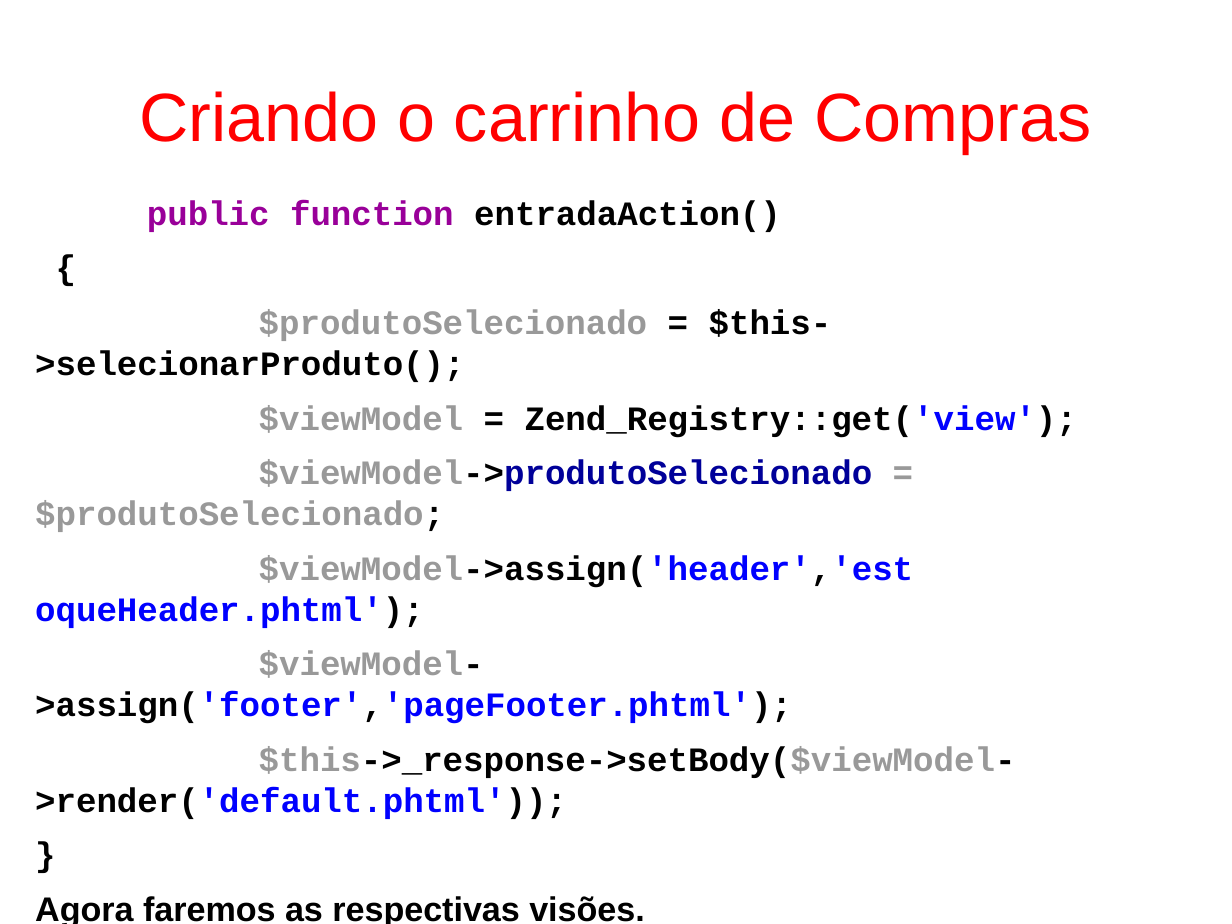
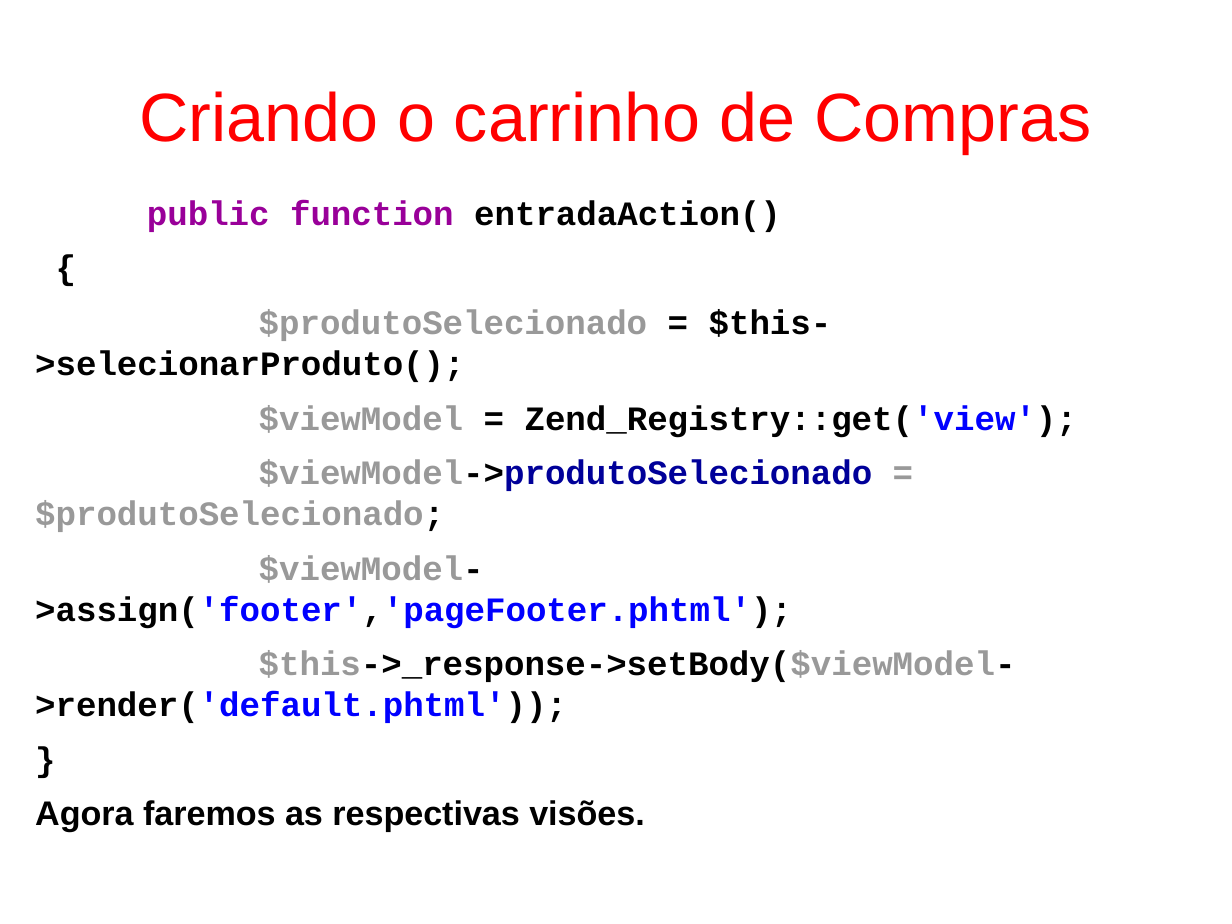
Before and after one commit to fgsl/lojasacme, a slide deck: slide 151 of docs/tutorial.odp. Drawn at 1232x924 pixels with LibreOffice and Linux fonts; fonts in the diff are those of the drawing. Boxes give left, top, right and bottom in pixels: in the first picture for what was removed or moved away, otherwise in the second. Text is boxed around its words. In the diff, an @@ line names an element or a change of style, - is before the commit and + after.

Commit message:
Remover atribuições da variável header #24

```diff
--- a/docs/tutorial.odp
+++ b/docs/tutorial.odp
@@ text at (x1=35, y1=555, x2=914, y2=628): paragraph removed @@
-$viewModel->assign('header','est oqueHeader.phtml');
```
Also in this commit, not shown: 5 other slides changed.
